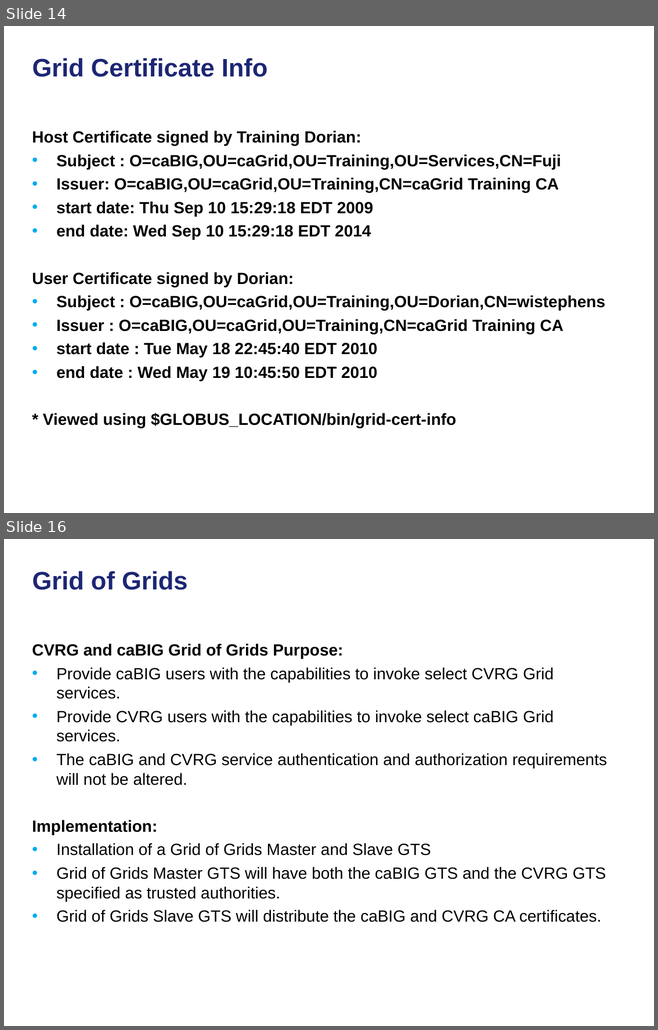
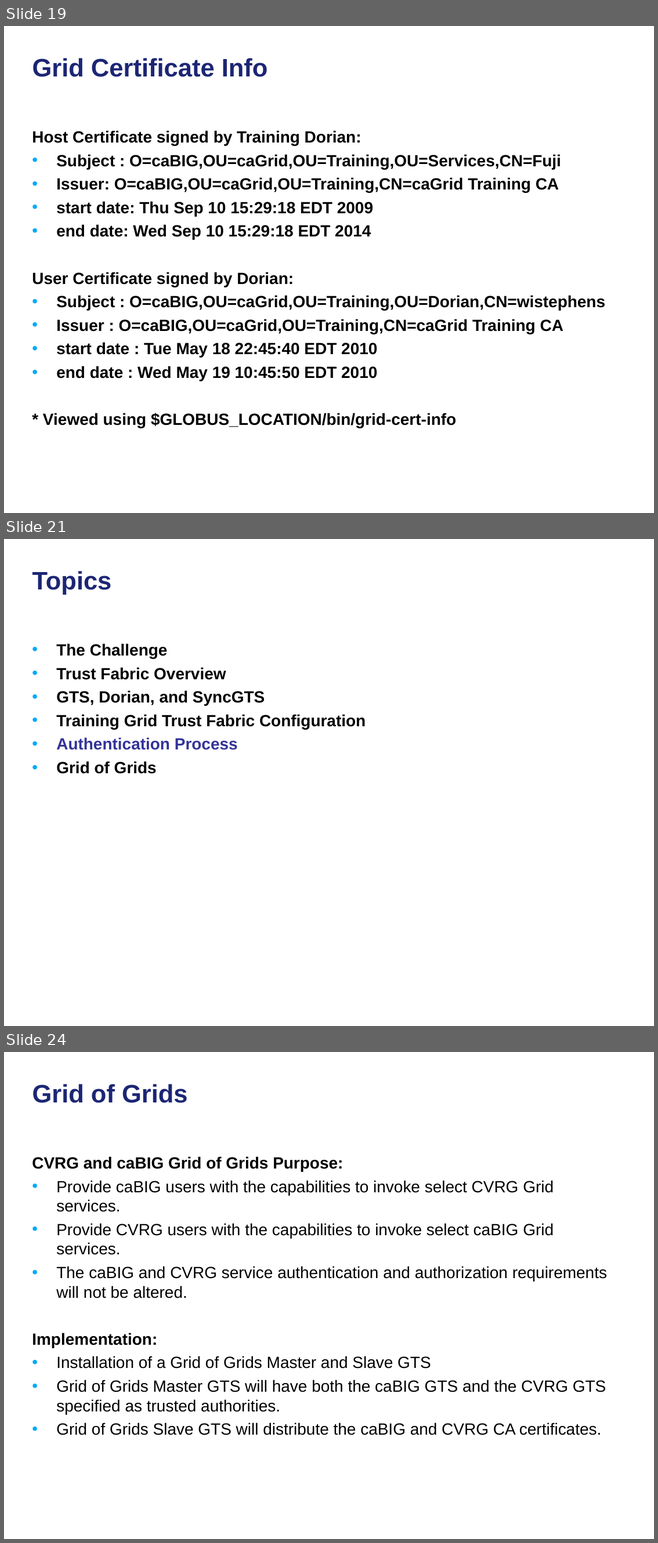
Before and after one commit to NCIP/cagrid-docs, a slide deck: general/meetings/UGM/2010-05-20_caGrid-Trust-Fabric.ppt. Shown one above the other, each under a label of ours: slides 14 and 16 before the commit, slides 19, 21 and 24 after it; the slides between them are not shown. The pictures are 658x1030 and 658x1543 pixels, drawn with LibreOffice and Linux fonts; fonts in the diff are those of the drawing; background and template pictures are left out. Boxes give left, top, right and bottom in pixels: in the first picture for what was removed or moved away, otherwise in the second. Text is boxed around its words. In the diff, an @@ line names an element or a change of style, - is before the commit and + after.

```diff
--- a/general/meetings/UGM/2010-05-20_caGrid-Trust-Fabric.ppt
+++ b/general/meetings/UGM/2010-05-20_caGrid-Trust-Fabric.ppt
@@ slide 21 added at box(4, 539, 654, 1026), background picture (left out) @@
@@ title added at box(32, 571, 112, 595), 28 pt, text #1C2674, bold @@
+Topics
@@ text added at box(56, 643, 365, 774), 18 pt, text #000000, bold @@
+• The Challenge
+• Trust Fabric Overview
+• GTS, Dorian, and SyncGTS
+• Training Grid Trust Fabric Configuration
+• Authentication Process
+• Grid of Grids
@@ what was slide 14 is now slide 19 @@
@@ what was slide 16 is now slide 24 @@
```
Also in this commit, not shown: 12 slides changed, 8 other slides added, 1 slide removed.
